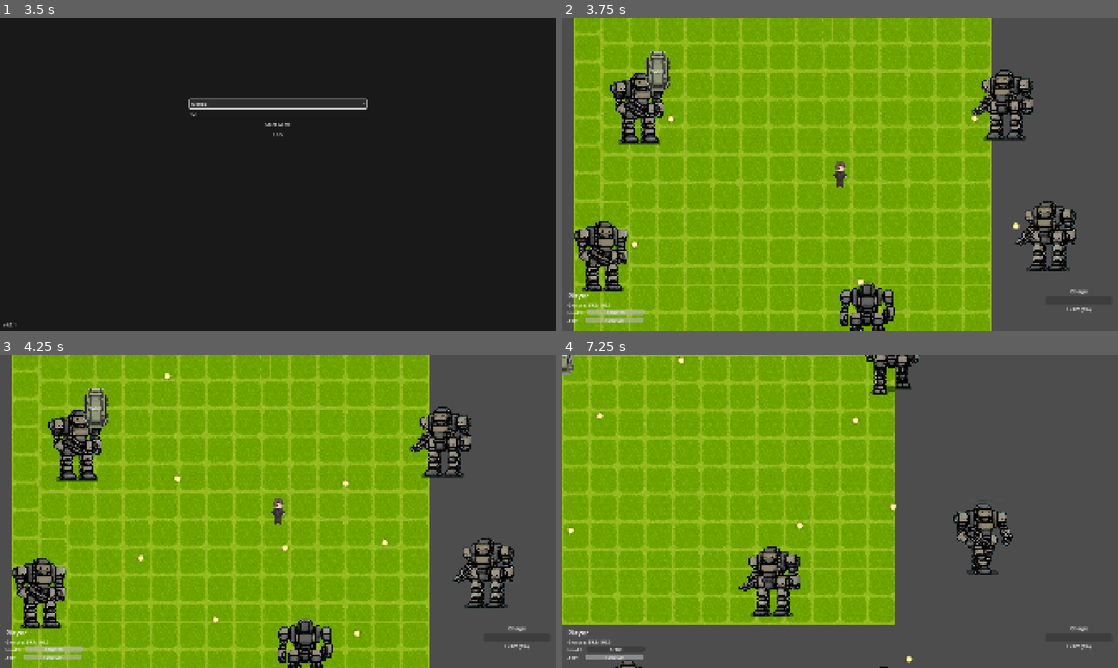
Above: before the commit, frames 1-4 (two rows, left to right).
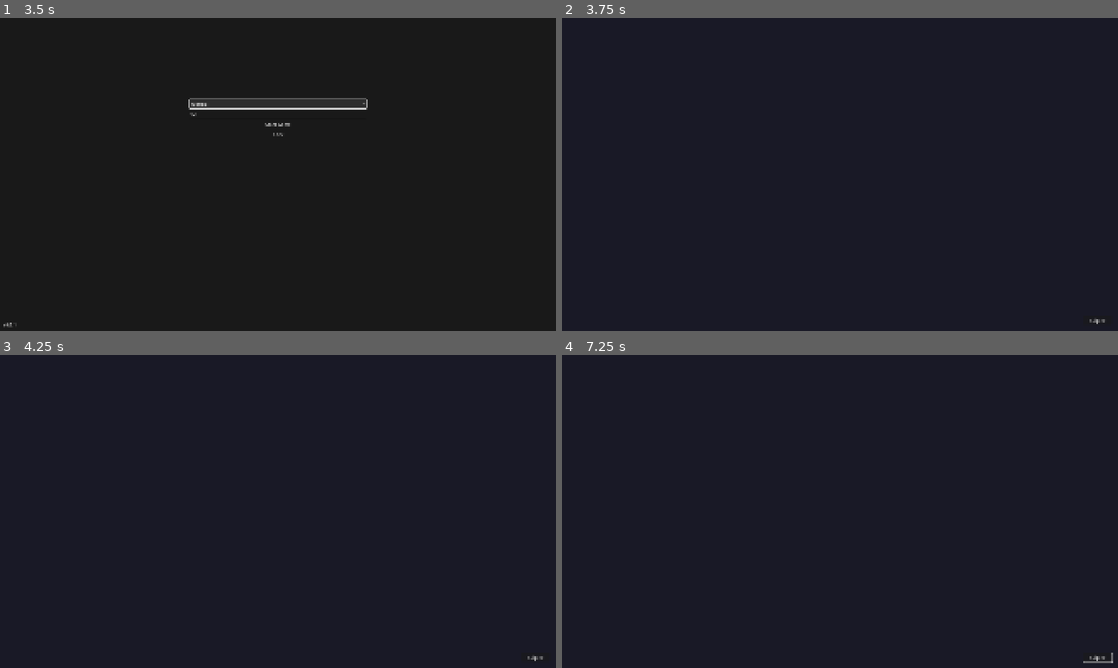
Above: after the commit, the same moments.

Repository: liup215/UnchartedLife
Game: Godot game, scene res://ui/main_menu/main_menu.tscn
Same seed, same stepped clock (60 frames per second), same inputs: the game is played once before the commit and once after it. The engine's default icon, where the game draws it, is replaced by a stand-in: a white triangle on a blue panel in a dark square.
Inputs (mouse positions are in pixels of both pictures, inside the frame that each line leads up to):
- Up to frame 1 (3.5 s): click "New Game" at 0.5 s; click (278, 115) at 1.27 s; type "12" at 1.35 s; click "Normal" at 2 s; click "Normal" at 2.75 s
- Up to frame 2 (3.75 s): click "Start Game" at 3.5 s
- Up to frame 3 (4.25 s): no input
- Up to frame 4 (7.25 s): click (1095, 658) at 4.25 s, where only the run after the commit has a clickable "Skip >>"; click (1095, 658) at 5 s, where only the run after the commit has a clickable "Skip >>"; tap Enter (ui_accept) at 5.75, 6.02, 6.77 s; move the mouse to (962, 495) at 5.77 s; hold D (turn_right) 5.78-6.53 s; tap Space (dodge) at 5.85 s; click (962, 495) at 5.92 s; move the mouse to (728, 527) at 6.52 s; hold S (move_backward) from 6.53 s (still down); tap E (enter_vehicle) at 6.6 s; click (728, 527) at 6.67 s

Frame 1 is identical in both runs. In frame 2, 99% of the frame differs, in the area x 0-100%, y 0-100%; in frame 3, 99%; in frame 4, 99%.
Error after the commit: Trying to assign value of type 'ColorRect' to a variable of type 'TextureRect'. (res://scenes/story/opening/opening_animation.gd:9)

Commit message:
feat: add story content directory structure and opening animation system
Co-authored-by: liup215 <20367844+liup215@users.noreply.github.com>

Diff:
--- /dev/null
+++ b/scenes/story/opening/opening_animation.gd
@@ -0,0 +1,74 @@
+extends Control
+
+## Opening Animation Scene
+## Plays the opening cutscene/animation when starting a new game
+## Automatically transitions to prologue after completion
+
+@onready var animation_player: AnimationPlayer = $AnimationPlayer
+@onready var skip_button: Button = $SkipButton
+@onready var background: TextureRect = $Background
+@onready var title_label: Label = $CenterContainer/VBoxContainer/TitleLabel
+@onready var subtitle_label: Label = $CenterContainer/VBoxContainer/SubtitleLabel
+
+var can_skip: bool = true
+var animation_finished: bool = false
+
+func _ready() -> void:
+	# Ensure full screen visibility
+	mouse_filter = Control.MOUSE_FILTER_STOP
+
+	# Setup skip button
+	if skip_button:
+		skip_button.pressed.connect(_on_skip_pressed)
+
+	# Connect animation finished signal
+	if animation_player:
+		animation_player.animation_finished.connect(_on_animation_finished)
+
+	# Start the opening animation
+	_start_opening_animation()
+
+func _start_opening_animation() -> void:
+	"""Start playing the opening animation sequence"""
+	if animation_player and animation_player.has_animation("opening"):
+		animation_player.play("opening")
+	else:
+		# If no animation exists, wait a few seconds then transition
+		print("Warning: No 'opening' animation found, using default timing")
+		await get_tree().create_timer(5.0).timeout
+		_transition_to_prologue()
+
+func _on_animation_finished(anim_name: String) -> void:
+	"""Called when animation completes"""
+	if anim_name == "opening":
+		animation_finished = true
+		_transition_to_prologue()
+
+func _on_skip_pressed() -> void:
+	"""Handle skip button press"""
+	if can_skip:
+		if animation_player:
+			animation_player.stop()
+		_transition_to_prologue()
+
+func _input(event: InputEvent) -> void:
+	"""Allow skipping with keyboard/controller input"""
+	if can_skip and event.is_action_pressed("ui_cancel"):
+		_on_skip_pressed()
+		accept_event()
+
+func _transition_to_prologue() -> void:
+	"""Transition from opening to first prologue scene"""
+	# Prevent multiple calls
+	if not can_skip:
+		return
+	can_skip = false
+
+	# Add fade out effect before transition (optional)
+	# var tween = create_tween()
+	# tween.tween_property(self, "modulate:a", 0.0, 0.5)
+	# await tween.finished
+
+	# Transition to prologue
+	print("Opening animation complete, transitioning to prologue...")
+	SceneManager.SwitchToScene("res://scenes/story/prologue/prologue_scene_01.tscn")
--- /dev/null
+++ b/scenes/story/opening/opening_animation.tscn
@@ -0,0 +1,106 @@
+[gd_scene load_steps=3 format=3 uid="uid://story_opening_animation"]
+
+[ext_resource type="Script" path="res://scenes/story/opening/opening_animation.gd" id="1_opening"]
+
+[sub_resource type="Animation" id="Animation_opening"]
+resource_name = "opening"
+length = 8.0
+tracks/0/type = "value"
+tracks/0/imported = false
+tracks/0/enabled = true
+tracks/0/path = NodePath("CenterContainer/VBoxContainer/TitleLabel:modulate")
+tracks/0/interp = 1
+tracks/0/loop_wrap = true
+tracks/0/keys = {
+"times": PackedFloat32Array(0, 2, 6, 8),
+"transitions": PackedFloat32Array(1, 1, 1, 1),
+"update": 0,
+"values": [Color(1, 1, 1, 0), Color(1, 1, 1, 1), Color(1, 1, 1, 1), Color(1, 1, 1, 0)]
+}
+tracks/1/type = "value"
+tracks/1/imported = false
+tracks/1/enabled = true
+tracks/1/path = NodePath("CenterContainer/VBoxContainer/SubtitleLabel:modulate")
+tracks/1/interp = 1
+tracks/1/loop_wrap = true
+tracks/1/keys = {
+"times": PackedFloat32Array(0, 2.5, 6, 8),
+"transitions": PackedFloat32Array(1, 1, 1, 1),
+"update": 0,
+"values": [Color(1, 1, 1, 0), Color(1, 1, 1, 1), Color(1, 1, 1, 1), Color(1, 1, 1, 0)]
+}
+tracks/2/type = "value"
+tracks/2/imported = false
+tracks/2/enabled = true
+tracks/2/path = NodePath("Background:modulate")
+tracks/2/interp = 1
+tracks/2/loop_wrap = true
+tracks/2/keys = {
+"times": PackedFloat32Array(0, 1, 7, 8),
+"transitions": PackedFloat32Array(1, 1, 1, 1),
+"update": 0,
+"values": [Color(0, 0, 0, 1), Color(0.2, 0.2, 0.3, 1), Color(0.2, 0.2, 0.3, 1), Color(0, 0, 0, 1)]
+}
+
+[node name="OpeningAnimation" type="Control"]
+layout_mode = 3
+anchors_preset = 15
+anchor_right = 1.0
+anchor_bottom = 1.0
+grow_horizontal = 2
+grow_vertical = 2
+script = ExtResource("1_opening")
+
+[node name="Background" type="ColorRect" parent="."]
+layout_mode = 1
+anchors_preset = 15
+anchor_right = 1.0
+anchor_bottom = 1.0
+grow_horizontal = 2
+grow_vertical = 2
+color = Color(0.1, 0.1, 0.15, 1)
+
+[node name="CenterContainer" type="CenterContainer" parent="."]
+layout_mode = 1
+anchors_preset = 15
+anchor_right = 1.0
+anchor_bottom = 1.0
+grow_horizontal = 2
+grow_vertical = 2
+
+[node name="VBoxContainer" type="VBoxContainer" parent="CenterContainer"]
+layout_mode = 2
+
+[node name="TitleLabel" type="Label" parent="CenterContainer/VBoxContainer"]
+modulate = Color(1, 1, 1, 0)
+layout_mode = 2
+theme_override_font_sizes/font_size = 48
+text = "Legends of Uncharted Life"
+horizontal_alignment = 1
+
+[node name="SubtitleLabel" type="Label" parent="CenterContainer/VBoxContainer"]
+modulate = Color(1, 1, 1, 0)
+layout_mode = 2
+theme_override_font_sizes/font_size = 24
+text = "A Journey Through Biology"
+horizontal_alignment = 1
+
+[node name="SkipButton" type="Button" parent="."]
+layout_mode = 1
+anchors_preset = 3
+anchor_left = 1.0
+anchor_top = 1.0
+anchor_right = 1.0
+anchor_bottom = 1.0
+offset_left = -120.0
+offset_top = -50.0
+offset_right = -20.0
+offset_bottom = -20.0
+grow_horizontal = 0
+grow_vertical = 0
+text = "Skip >>"
+
+[node name="AnimationPlayer" type="AnimationPlayer" parent="."]
+libraries = {
+"": SubResource("Animation_opening")
+}
--- /dev/null
+++ b/scenes/story/prologue/prologue_scene_01.gd
@@ -0,0 +1,51 @@
+extends Node2D
+
+## Prologue Scene 01
+## First playable scene after the opening animation
+## Introduces the player to the basic game world
+
+@onready var player: CharacterBody2D = $Player
+@onready var spawn_point: Marker2D = $SpawnPoint
+
+var scene_initialized: bool = false
+
+func _ready() -> void:
+	# Initialize scene
+	_setup_scene()
+
+	# Position player at spawn point
+	if player and spawn_point:
+		player.global_position = spawn_point.global_position
+
+	# Mark scene as initialized
+	scene_initialized = true
+
+	# Emit event for story tracking
+	EventBus.emit_signal("story_scene_entered", "prologue_01")
+
+	print("Prologue Scene 01 loaded successfully")
+
+func _setup_scene() -> void:
+	"""Initialize scene-specific setup"""
+	# Unpause the game
+	get_tree().paused = false
+
+	# Ensure player input is enabled
+	Input.set_mouse_mode(Input.MOUSE_MODE_VISIBLE)
+
+	# Connect to any necessary signals
+	_connect_signals()
+
+func _connect_signals() -> void:
+	"""Connect to required EventBus signals"""
+	# Example: Connect to dialogue events, quest events, etc.
+	pass
+
+func _on_exit_area_entered(area: Area2D) -> void:
+	"""Called when player reaches the exit of this scene"""
+	# Transition to next prologue scene or main game
+	print("Prologue scene 01 complete, transitioning to main game...")
+
+	# For now, transition to the main game scene
+	# In the future, this could go to prologue_scene_02.tscn
+	SceneManager.SwitchToScene("res://scenes/main.tscn")
--- /dev/null
+++ b/scenes/story/prologue/prologue_scene_01.tscn
@@ -0,0 +1,82 @@
+[gd_scene load_steps=6 format=3 uid="uid://story_prologue_01"]
+
+[ext_resource type="Script" path="res://scenes/story/prologue/prologue_scene_01.gd" id="1_prologue"]
+[ext_resource type="PackedScene" uid="uid://dbscgytmkqyn7" path="res://features/player/player.tscn" id="2_player"]
+[ext_resource type="Resource" uid="uid://bdo2suynn7vlm" path="res://data/actors/player/player_data.tres" id="3_player_data"]
+[ext_resource type="PackedScene" uid="uid://b1c2d3e4f5g6h" path="res://ui/hud/hud.tscn" id="4_hud"]
+[ext_resource type="PackedScene" path="res://ui/dialogue/dialogue_panel.tscn" id="5_dialogue"]
+
+[node name="PrologueScene01" type="Node2D"]
+script = ExtResource("1_prologue")
+
+[node name="SpawnPoint" type="Marker2D" parent="."]
+position = Vector2(200, 200)
+
+[node name="Player" parent="." instance=ExtResource("2_player")]
+position = Vector2(200, 200)
+actor_data = ExtResource("3_player_data")
+
+[node name="Camera2D" type="Camera2D" parent="Player"]
+zoom = Vector2(1.5, 1.5)
+position_smoothing_enabled = true
+position_smoothing_speed = 8.0
+
+[node name="Environment" type="Node2D" parent="."]
+
+[node name="Ground" type="ColorRect" parent="Environment"]
+offset_left = -500.0
+offset_top = -500.0
+offset_right = 1500.0
+offset_bottom = 1500.0
+color = Color(0.2, 0.3, 0.2, 1)
+
+[node name="WelcomeLabel" type="Label" parent="Environment"]
+offset_left = 150.0
+offset_top = 50.0
+offset_right = 550.0
+offset_bottom = 100.0
+theme_override_font_sizes/font_size = 24
+text = "Welcome to Legends of Uncharted Life!"
+horizontal_alignment = 1
+
+[node name="InstructionLabel" type="Label" parent="Environment"]
+offset_left = 100.0
+offset_top = 100.0
+offset_right = 600.0
+offset_bottom = 180.0
+theme_override_font_sizes/font_size = 16
+text = "Use WASD to move
+Press E to interact
+Press Esc for menu"
+horizontal_alignment = 1
+
+[node name="ExitArea" type="Area2D" parent="."]
+position = Vector2(800, 400)
+
+[node name="CollisionShape2D" type="CollisionShape2D" parent="ExitArea"]
+shape = SubResource("RectangleShape2D_exitarea")
+
+[node name="ExitMarker" type="ColorRect" parent="ExitArea"]
+offset_left = -50.0
+offset_top = -50.0
+offset_right = 50.0
+offset_bottom = 50.0
+color = Color(0, 1, 0, 0.3)
+
+[node name="ExitLabel" type="Label" parent="ExitArea"]
+offset_left = -100.0
+offset_top = -80.0
+offset_right = 100.0
+offset_bottom = -50.0
+theme_override_font_sizes/font_size = 18
+text = "Continue to Game →"
+horizontal_alignment = 1
+
+[node name="HUD" parent="." instance=ExtResource("4_hud")]
+
+[node name="DialoguePanel" parent="." instance=ExtResource("5_dialogue")]
+
+[sub_resource type="RectangleShape2D" id="RectangleShape2D_exitarea"]
+size = Vector2(100, 100)
+
+[connection signal="area_entered" from="ExitArea" to="." method="_on_exit_area_entered"]
--- a/systems/event_bus.gd
+++ b/systems/event_bus.gd
@@ -102,6 +102,15 @@
 # Carries the player actor node and the reason for failure.
 signal player_dodge_failed(player: Node, reason: String)
 
+# --- Story System Signals ---
+# Emitted when entering a story scene.
+# Carries the scene_id (e.g., "prologue_01", "chapter_01_scene_02").
+signal story_scene_entered(scene_id: String)
+
+# Emitted when a story milestone is reached.
+# Carries the milestone_id and any associated data.
+signal story_milestone_reached(milestone_id: String, data: Dictionary)
+
 # Add other global signals here as the game grows.
 
 # NOTE: The engine will show warnings that these signals are "declared but never used."
--- a/ui/main_menu/main_menu.gd
+++ b/ui/main_menu/main_menu.gd
@@ -117,8 +117,8 @@
 func _on_new_game_confirmed(settings):
 	# Called when NewGameSettings emits game_started
 	OnEnteringGame(true)
-	# Load the main game scene
-	get_tree().change_scene_to_file("res://scenes/main.tscn")
+	# Load the opening animation scene for new games
+	get_tree().change_scene_to_file("res://scenes/story/opening/opening_animation.tscn")
 
 func _on_continue_pressed():
 	var latest_slot = SaveManager.get_latest_slot_id()
Not shown, added: scenes/story/README.md
